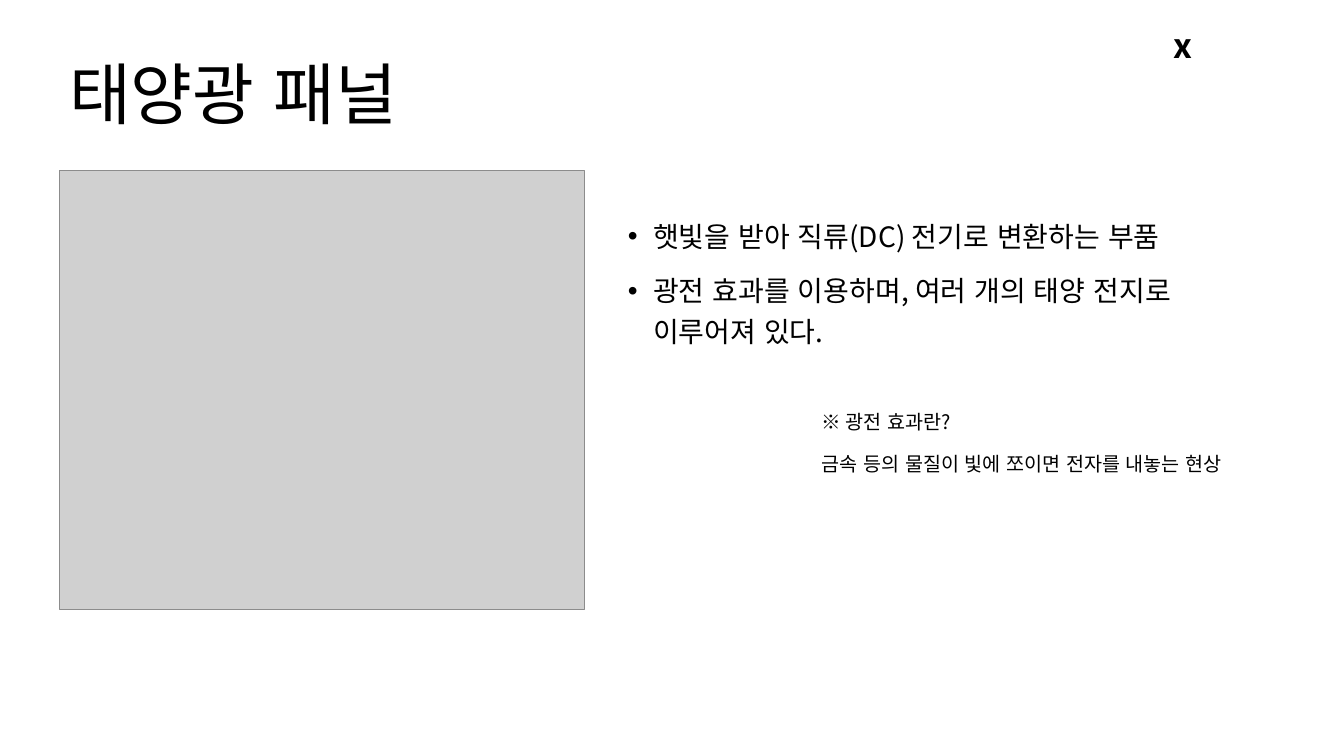
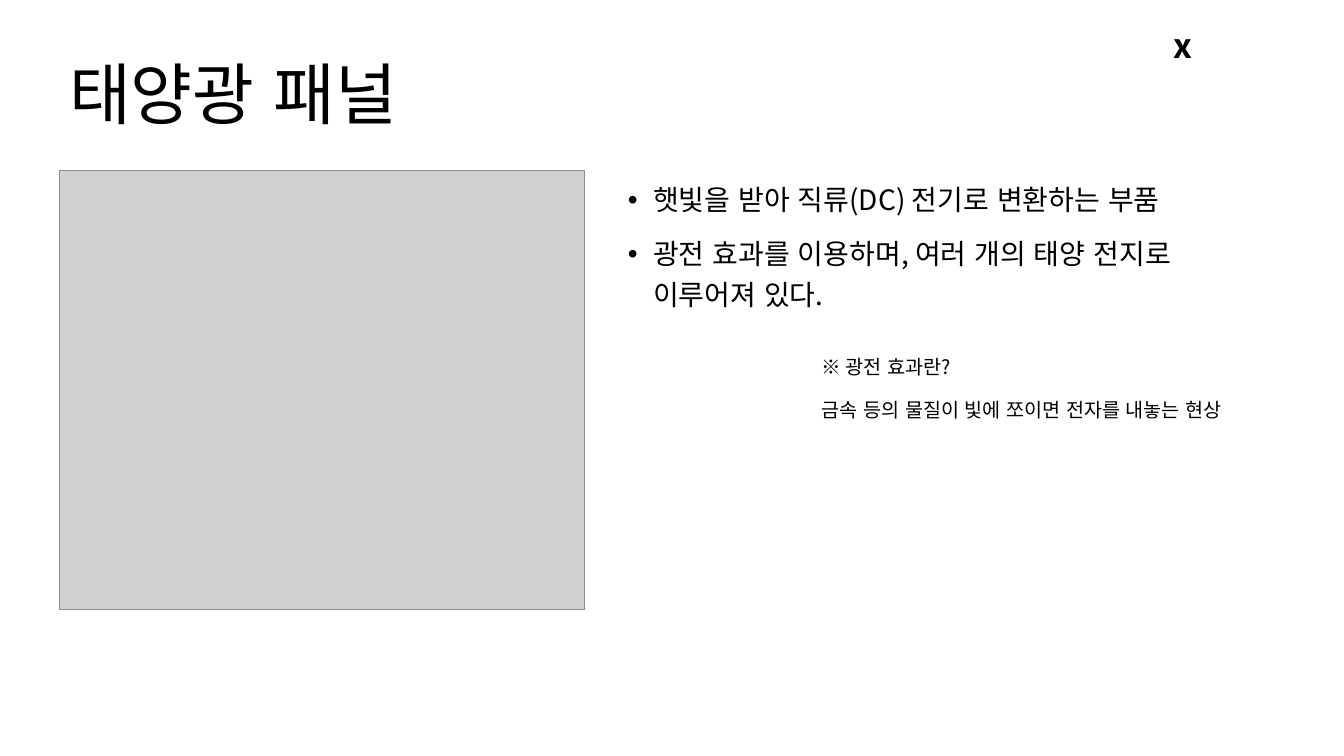
Before and after one commit to Leader-Lesson/KDT_RE_3rd, a slide deck: slide 2 of material/Arduino/05_태양광패널.pptx. Drawn at 1344x756 pixels with LibreOffice and Linux fonts; fonts in the diff are those of the drawing; grey boxes stand for pictures; background and template pictures are left out. Boxes give left, top, right and bottom in pixels: in the first picture for what was removed or moved away, otherwise in the second. Text is boxed around its words. In the diff, an @@ line names an element or a change of style, - is before the commit and + after.

```diff
--- a/material/Arduino/05_태양광패널.pptx
+++ b/material/Arduino/05_태양광패널.pptx
@@ text "햇빛을 받아 직류(DC) 전기로 변환하는 ...": place and size @@
-text "햇빛을 받아 직류(DC) 전기로 변환하는 ..." at <box>653,223,1170,345</box>
+text "햇빛을 받아 직류(DC) 전기로 변환하는 ..." at <box>653,186,1170,308</box>
@@ text "※ 광전 효과란?": place and size @@
-text "※ 광전 효과란?" at <box>822,412,1221,473</box>
+text "※ 광전 효과란?" at <box>822,357,1221,419</box>
```
Also in this commit, not shown: 1 other slide changed, 48 slides added, 5 slides removed, 10 other files.
